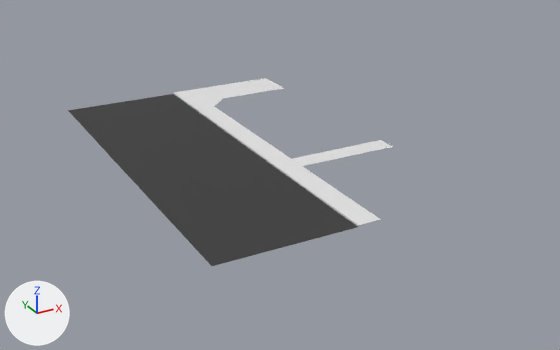
The FBX model Content/models/Environment/SM_Pavement.fbx: old version first, new version second.
Both versions are drawn from a camera (50 mm lens) standing at (-32.7, -55.8, 23.1) and looking at (-3.9, -3.6, -3.0). Lighting does not change. The marker at lower left points along +X, +Y and +Z. Vertices at the same position are counted once.

The first picture shows 'SM_Pavement'.
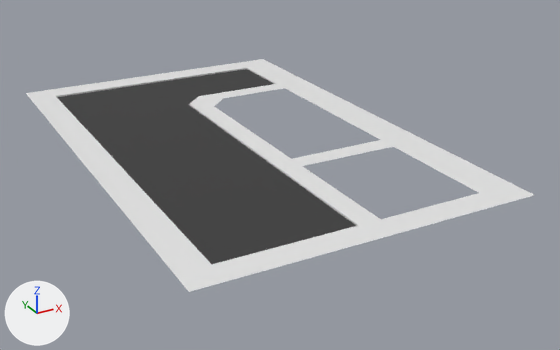
Patch to the scene script:
```diff
--- a/Content/models/Environment/SM_Pavement.fbx.py
+++ b/Content/models/Environment/SM_Pavement.fbx.py
@@ me_plane_002 @@
 # used by ob_sm_pavement; location = (0.0, 0.0, 0.0)
-me_plane_002.from_pydata(...)  # 26 vertices, 15 faces; spans x -17.1..3.5, y -19.2..13.0, z -0.1..0.0
+me_plane_002.from_pydata(...)  # 64 vertices, 49 faces; spans x -19.4..6.7, y -21.3..19.7, z -0.1..0.0
+# me_plane_002 part 1
+# 9 vertices are removed from x -17.1..3.5, y 8.3..13.0, z -0.1..0.0
+# 8 faces are deleted
+# 35 vertices are added at x -19.4..6.7, y -21.3..19.7, z -0.1..0.0
+# 7 new vertices lie (8.5, 0.0, 0.0) away from vertices in x -5.0, y -21.3..19.7, z -0.1..0.0
+# 5 new vertices lie (3.2, 0.0, 0.0) away from vertices in x 3.5, y -21.3..19.7, z 0.0
+# 36 new faces join them, mat_m_pavement (white #e7e7e7)
+# 6 new faces join them, mat_m_road (black #3c3c3c)
 me_plane_002.materials.append(mat_m_pavement)
```

Pixel boxes (x1, y1, x2, y2) of what changed, in the pictures (560 x 350 px):
'SM_Pavement', reshaped (56% wider, 24% taller)
    before: (68, 78, 393, 266)
    after: (26, 59, 534, 292)
part 1 of me_plane_002, built on
    before: (68, 78, 284, 192)
    after: (26, 59, 534, 292)
